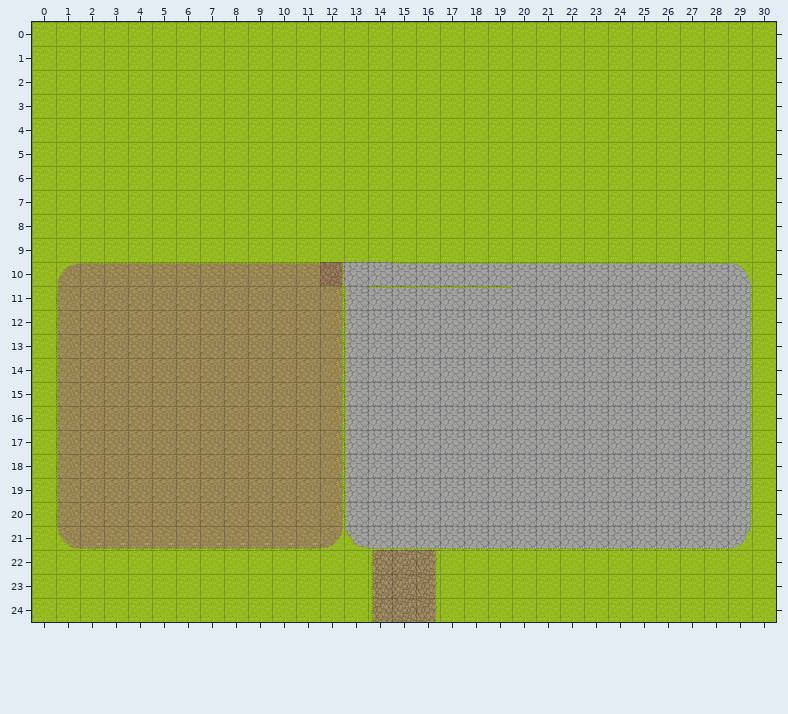
A Tiled map (JSON) gets an edit: maps/leipzig.json. The picture above is the old version.
Cells are 32x32 px. Shown: x 0..30, y 0..24. Not drawn, because the pictures are missing: unchanged layers "gebaeude", "moebel", "oben", "stage", "ueber".
Now the later version:
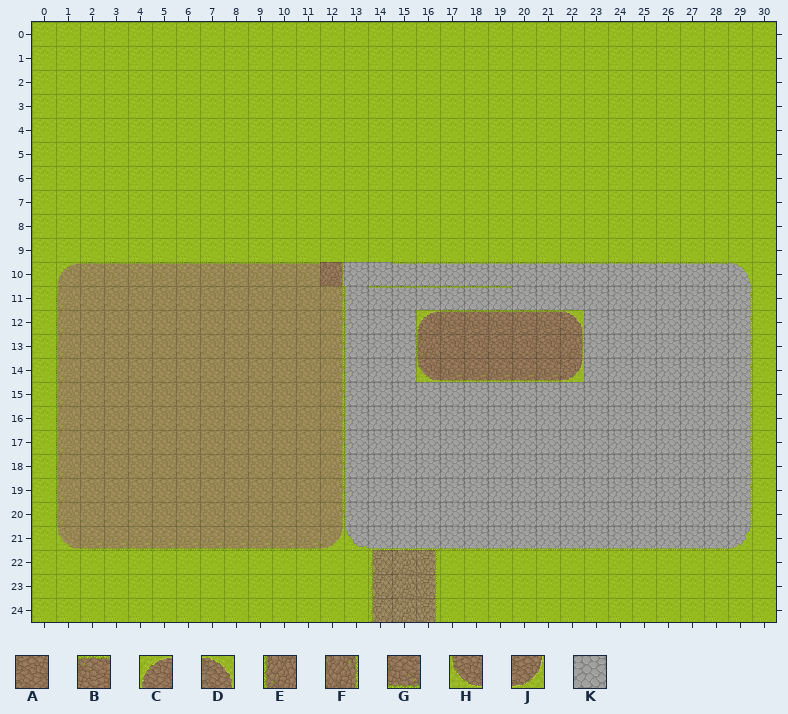
Key: from "boden": A 0, B 5, C 6, D 7, E 19, F 20, G 21, H 22, J 23, K 64.
_ is an empty cell, . an unchanged one.
Edits made:
--- layer "boden"
@@ x 16..22 @@
-12 KKKKKKK
-13 KKKKKKK
-14 KKKKKKK
+12 CBBBBBD
+13 EAAAAAF
+14 HGGGGGJ
